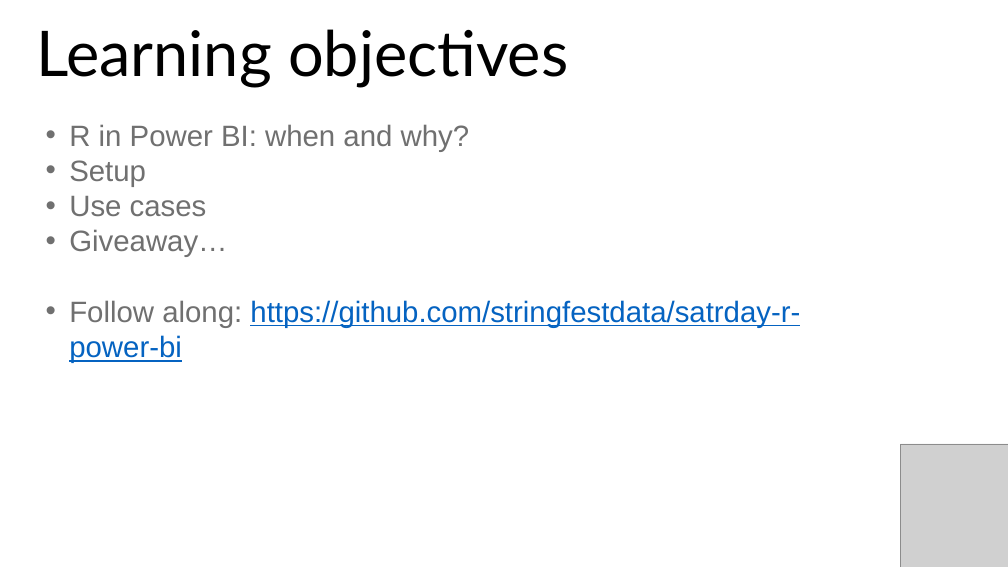
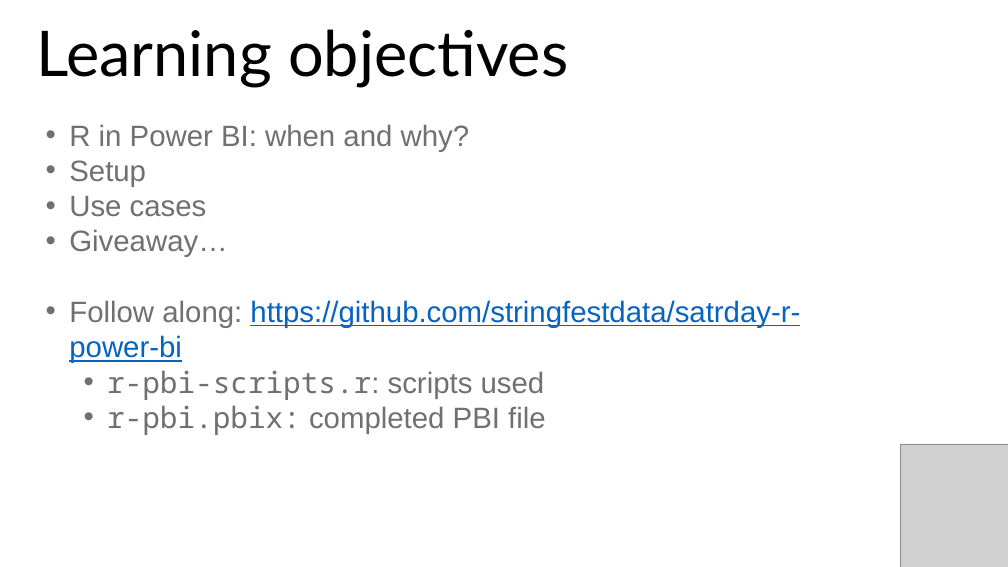
Before and after one commit to stringfestdata/satrday-r-power-bi, a slide deck: slide 2 of satrday-r-power-bi.pptx. Drawn at 1008x567 pixels with LibreOffice and Linux fonts; fonts in the diff are those of the drawing; grey boxes stand for pictures. Boxes give left, top, right and bottom in pixels: in the first picture for what was removed or moved away, otherwise in the second. Text is boxed around its words. In the diff, an @@ line names an element or a change of style, - is before the commit and + after.

```diff
--- a/satrday-r-power-bi.pptx
+++ b/satrday-r-power-bi.pptx
@@ text at (107,370,546,435): paragraphs added @@
+  • r-pbi-scripts.r: scripts used
+  • r-pbi.pbix: completed PBI file
```
Also in this commit, not shown: 3 other slides changed, 2 slides added, 7 slides removed, 12 other files.
